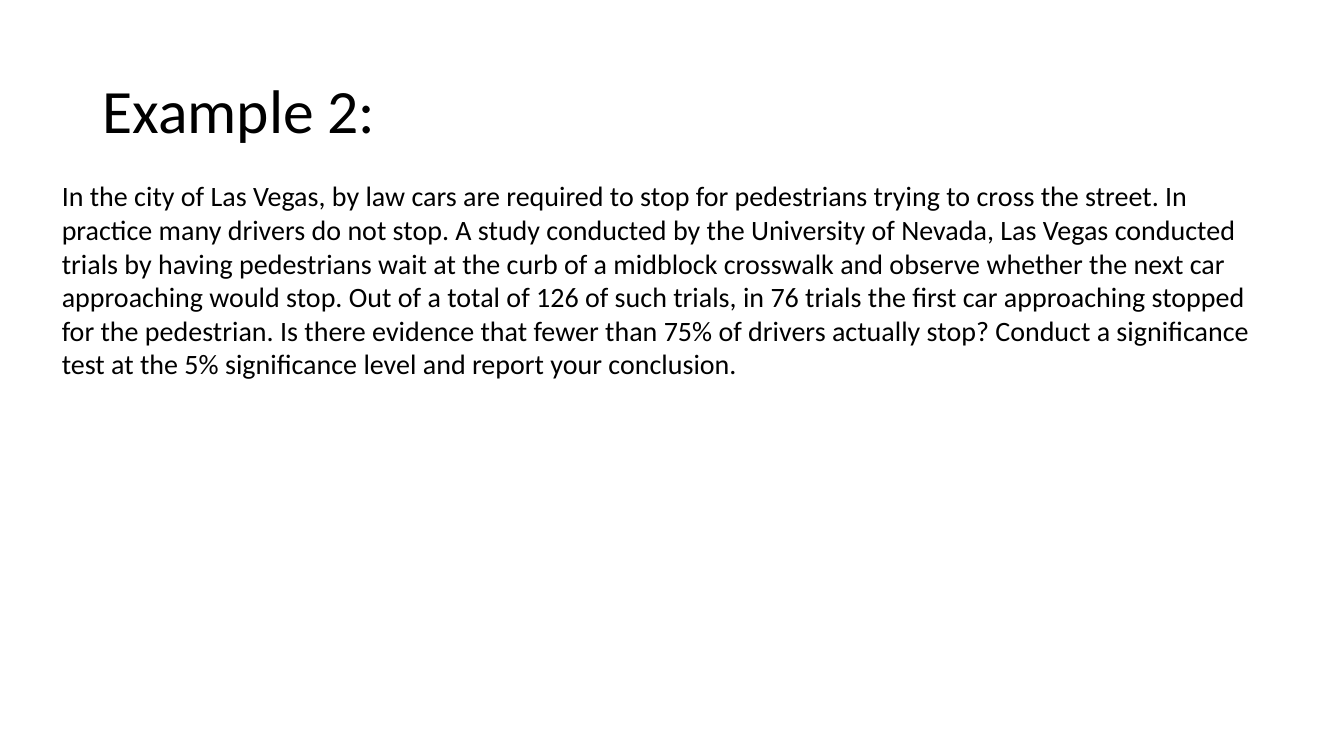
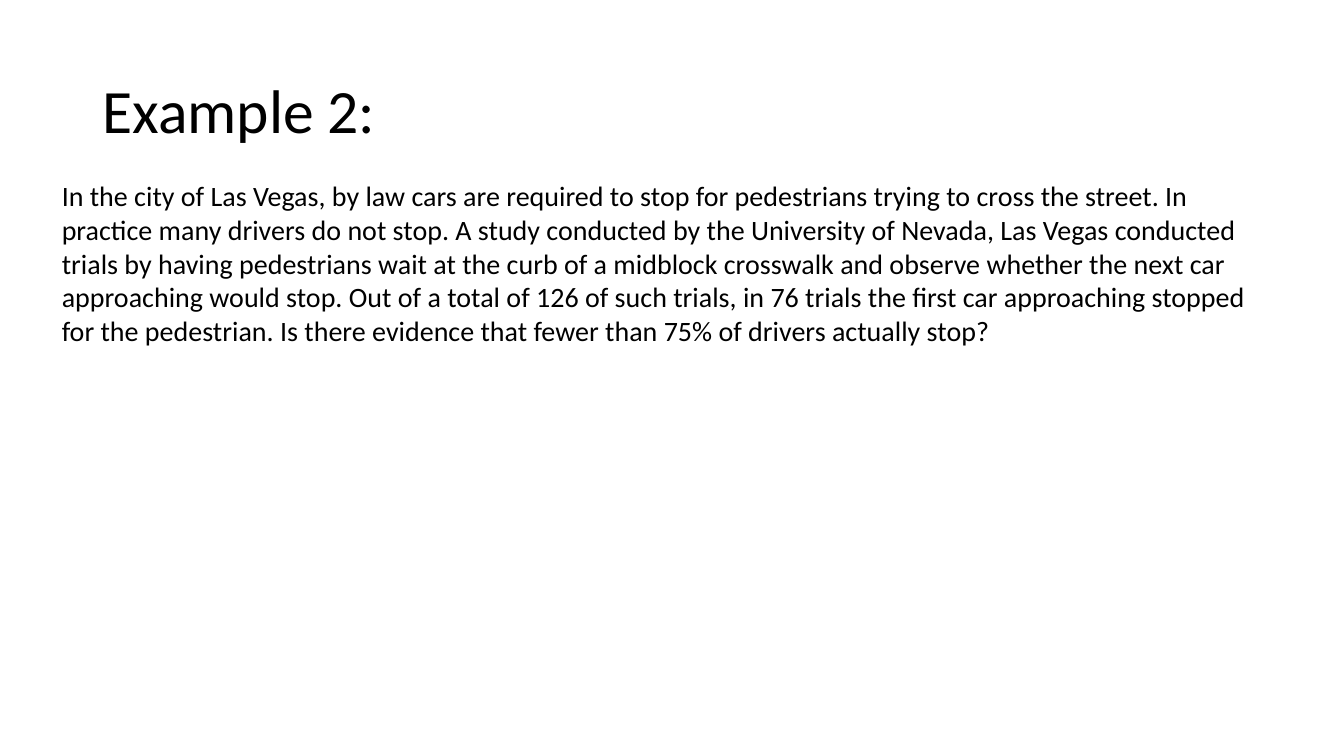
Before and after one commit to Jarred6068/UI_STAT251-03_Spring_2024, a slide deck: slide 6 of docs/lecture_slides/Week 12/Week12_Lecture22_Slides_3_27_2024.pptx. Drawn at 1344x756 pixels with LibreOffice and Linux fonts; fonts in the diff are those of the drawing. Boxes give left, top, right and bottom in pixels: in the first picture for what was removed or moved away, otherwise in the second. Text is boxed around its words. In the diff, an @@ line names an element or a change of style, - is before the commit and + after.

```diff
--- a/docs/lecture_slides/Week 12/Week12_Lecture22_Slides_3_27_2024.pptx
+++ b/docs/lecture_slides/Week 12/Week12_Lecture22_Slides_3_27_2024.pptx
@@ text at (62,186,1245,346): text changed @@
-In the city of Las Vegas, by law cars are required to stop for pedestrians trying to cross the street. In practice many drivers do not stop. A study conducted by the University of Nevada, Las Vegas conducted trials by having pedestrians wait at the curb of a midblock crosswalk and observe whether the next car approaching would stop. Out of a total of 126 of such trials, in 76 trials the first car approaching stopped for the pedestrian. Is there evidence that fewer than 75% of drivers actually stop? Conduct a significance test at the 5% significance level and report your conclusion.
+In the city of Las Vegas, by law cars are required to stop for pedestrians trying to cross the street. In practice many drivers do not stop. A study conducted by the University of Nevada, Las Vegas conducted trials by having pedestrians wait at the curb of a midblock crosswalk and observe whether the next car approaching would stop. Out of a total of 126 of such trials, in 76 trials the first car approaching stopped for the pedestrian. Is there evidence that fewer than 75% of drivers actually stop?
```
Also in this commit, not shown: 5 other slides changed, 5 slides added, 2 slides removed, 6 other files.
